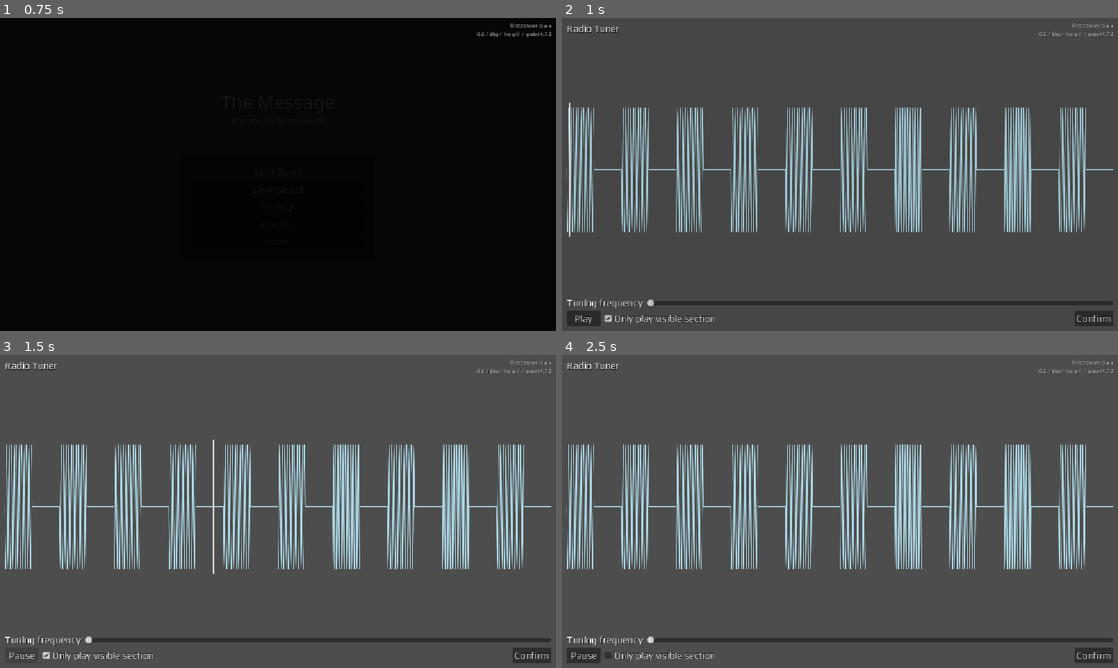
Above: before the commit, frames 1-4 (two rows, left to right).
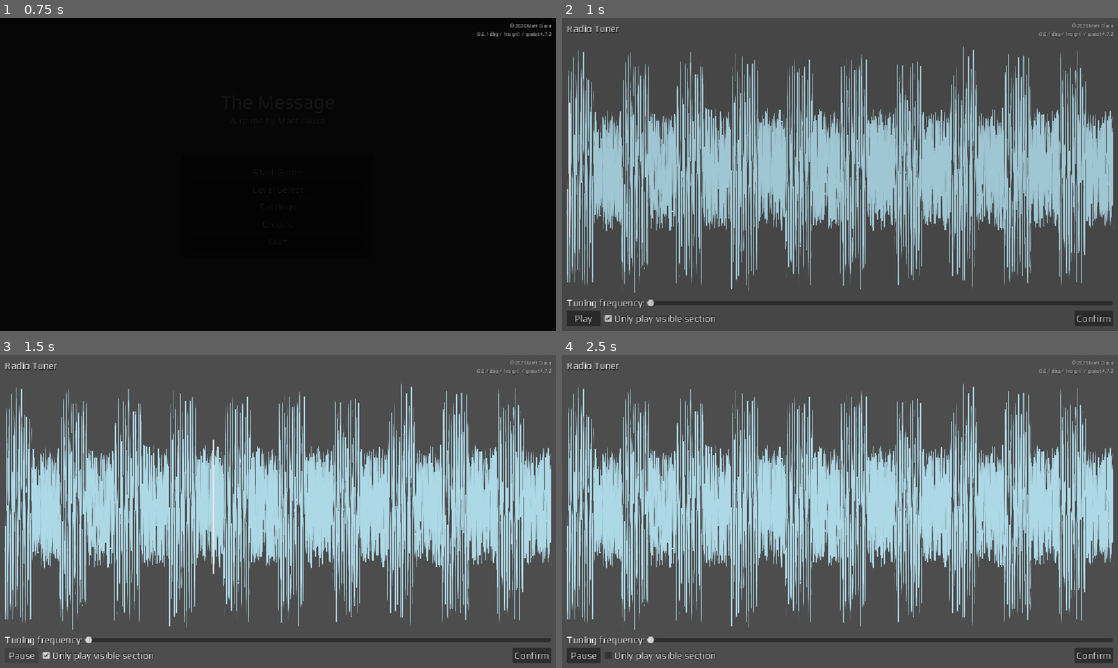
Above: after the commit, the same moments.

Repository: mgiuca/message-game
Game: Godot game, scene res://scenes/main.tscn
The game is run twice, just before and just after one commit, with the same random seed, the same clock (stepped at 60 frames per second) and the same inputs.
Inputs:
- Up to frame 1 (0.75 s): click "Start Game" at 0.5 s
- Up to frame 2 (1 s): no input
- Up to frame 3 (1.5 s): click "Play" at 1.25 s
- Up to frame 4 (2.5 s): click "Only play visible section" at 2 s

Frame 1 is identical in both runs. In frame 2, 28% of the frame differs, in the area x 0-100%, y 8-88%; in frame 3, 29%; in frame 4, 29%.

Commit message:
Radio tuner: mix multiple signals together.
For now just the main signal and noise.

Waveform can now display a mixed signal, manually adding the sub-streams.

Diff:
--- a/scenes/levels/radio_tuner.gd
+++ b/scenes/levels/radio_tuner.gd
@@ -10,7 +10,7 @@
 
 var source_image : Image = load('res://data/image.png')
 var signal_audio_stream : AudioStreamWAV
-var audio_stream : AudioStreamWAV
+var noise_audio_stream : AudioStreamWAV
 
 var playhead_time : float:
   set(value):
@@ -22,6 +22,7 @@
 @onready var chk_only_visible : CheckBox = %ChkOnlyVisible
 @onready var waveform : Waveform = %Waveform
 @onready var audio_stream_player : AudioStreamPlayer = $AudioStreamPlayer
+@onready var audio_stream : AudioStreamSynchronized = audio_stream_player.stream
 
 @onready var playhead : VLine = %Waveform/PlayHead
 
@@ -34,14 +35,21 @@
   super._ready()
 
   signal_audio_stream = PulseGenerator.generate_audio_from_image(source_image)
-  audio_stream_player.stream = audio_stream
+  noise_audio_stream = PulseGenerator.generate_audio_from_noise(signal_audio_stream.get_length())
   waveform.audio_stream = audio_stream
+
+  set_up_streams()
 
   update_playhead()
 
   update_play_button_text()
 
   update_filter_frequency()
+
+func set_up_streams() -> void:
+  audio_stream.stream_count = 2
+  audio_stream.set_sync_stream(0, noise_audio_stream)
+  audio_stream.set_sync_stream(1, signal_audio_stream)
 
 func _process(_delta: float) -> void:
   if audio_stream_player.playing and not audio_stream_player.stream_paused:
@@ -57,7 +65,6 @@
   playhead.position.x = waveform.t_to_x(playhead_time)
 
 func update_filter_frequency() -> void:
-  audio_stream = signal_audio_stream # TODO
   audio_stream_player.stream = audio_stream
   waveform.audio_stream = audio_stream
 
--- a/scenes/levels/radio_tuner.tscn
+++ b/scenes/levels/radio_tuner.tscn
@@ -11,6 +11,8 @@
 
 [sub_resource type="Shortcut" id="Shortcut_12t0g"]
 events = [SubResource("InputEventAction_ykfw7")]
+
+[sub_resource type="AudioStreamSynchronized" id="AudioStreamSynchronized_wvbfs"]
 
 [node name="RadioTuner" unique_id=1360869222 instance=ExtResource("1_irbbj")]
 script = ExtResource("2_irbbj")
@@ -88,6 +90,7 @@
 text = "Confirm"
 
 [node name="AudioStreamPlayer" type="AudioStreamPlayer" parent="." index="2" unique_id=189053425]
+stream = SubResource("AudioStreamSynchronized_wvbfs")
 
 [connection signal="continue_drag" from="MarginContainer/VBoxContainer/Waveform" to="." method="_on_waveform_continue_drag"]
 [connection signal="start_drag" from="MarginContainer/VBoxContainer/Waveform" to="." method="_on_waveform_start_drag"]
--- a/scenes/pulse_generator.gd
+++ b/scenes/pulse_generator.gd
@@ -61,7 +61,7 @@
   var num_samples := roundi(WAV_MIX_RATE * duration)
   data.resize(num_samples)
   for i in num_samples:
-    data[i] = randi_range(0, 255)
+    data.encode_s8(i, clampi(roundi(randf_range(-128, 127) * AMPLITUDE), -128, 127))
 
   audio_stream.data = data
   audio_stream.loop_end = data.size() - 1
--- a/scenes/ui/waveform.gd
+++ b/scenes/ui/waveform.gd
@@ -6,8 +6,9 @@
 const MIN_DURATION : float = 0.005
 const MAX_DURATION : float = 5.0
 
-## The audio to display.
-@export var audio_stream : AudioStreamWAV:
+## The audio to display. Must be either AudioStreamWAV or
+## AudioStreamSynchronized featuring WAVs as the sub-streams.
+@export var audio_stream : AudioStream:
   set(value):
     audio_stream = value
     queue_redraw()
@@ -46,19 +47,58 @@
   if not audio_stream:
     return
 
-  var mix_rate := audio_stream.mix_rate
-  var data := audio_stream.data
+  if audio_stream is AudioStreamWAV:
+    draw_wavs([audio_stream], [1])
+  elif audio_stream is AudioStreamSynchronized:
+    draw_wavs(sync_get_wavs(audio_stream as AudioStreamSynchronized),
+              sync_get_volumes(audio_stream as AudioStreamSynchronized))
+  else:
+    push_error('Stream is not WAV or Sync')
+
+func draw_wavs(streams: Array[AudioStreamWAV], volumes: PackedFloat32Array) -> void:
+  if streams.is_empty():
+    push_error('Stream has no sub-streams')
+    return
+  if volumes.size() != streams.size():
+    push_error('volumes != streams')
+    return
+
+  print(volumes)
+
+  var datas : Array[PackedByteArray]
+  for stream in streams:
+    datas.append(stream.data)
+
+  var mix_rate := streams[0].mix_rate
+  var num_samples := streams[0].data.size()
   var points : PackedVector2Array
   var canvas_size := get_rect().size
-  var st := clampi(roundi(start_time * mix_rate), 0, data.size() - 1)
-  var et := clampi(roundi(end_time * mix_rate), 0, data.size() - 1)
+  var st := clampi(roundi(start_time * mix_rate), 0, num_samples - 1)
+  var et := clampi(roundi(end_time * mix_rate), 0, num_samples - 1)
   for i in range(st, et):
-    var sample := data.decode_s8(i)
-    var percent_sample := (float(sample) / 256.0) + 0.5
+    var sample : float = 0
+    for j in streams.size():
+      sample += float(datas[j].decode_s8(i)) / 128.0 * volumes[j]
+    sample = clampf(sample, -1, 1)
+    var percent_sample := sample * 0.5 + 0.5
     var percent_time := float(i - st) / float(et - st)
     points.append(Vector2(percent_time, percent_sample) * canvas_size)
   const LINE_WIDTH = 1.0
   draw_polyline(points, Color.LIGHT_BLUE, LINE_WIDTH, true)
+
+func sync_get_wavs(stream: AudioStreamSynchronized) -> Array[AudioStreamWAV]:
+  var result : Array[AudioStreamWAV]
+  for i in stream.stream_count:
+    result.append(stream.get_sync_stream(i))
+  return result
+
+## Returns the volumes of each sub-stream, in linear (not db). 1.0 is therefore
+## the full volume.
+func sync_get_volumes(stream: AudioStreamSynchronized) -> PackedFloat32Array:
+  var result : PackedFloat32Array
+  for i in stream.stream_count:
+    result.append(db_to_linear(stream.get_sync_stream_volume(i)))
+  return result
 
 func _on_gui_input(event: InputEvent) -> void:
   if event is InputEventMouseButton:
